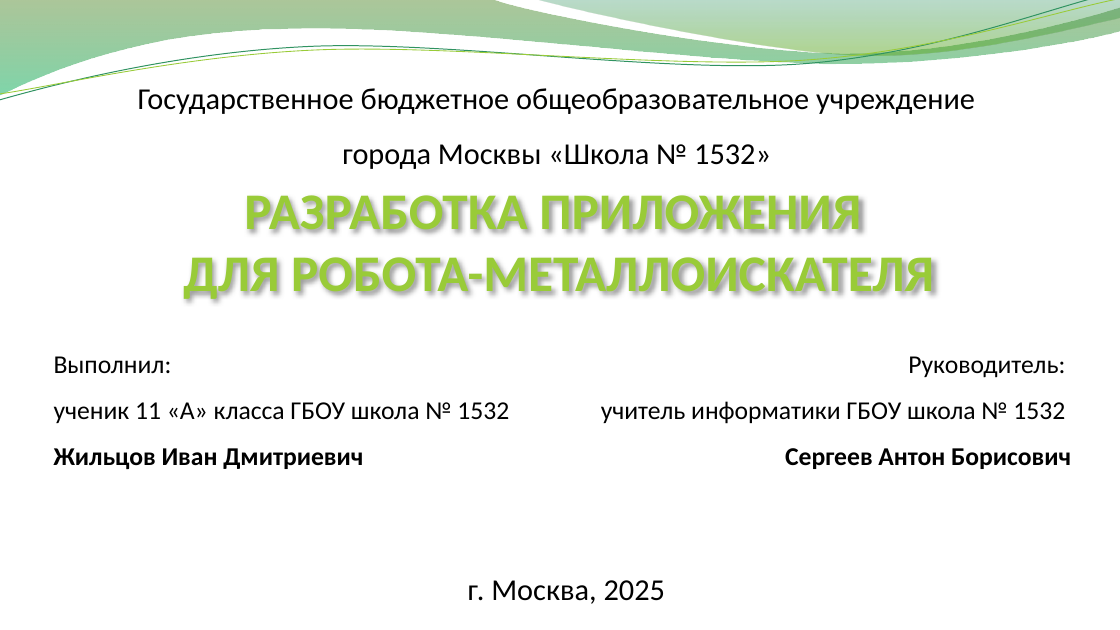
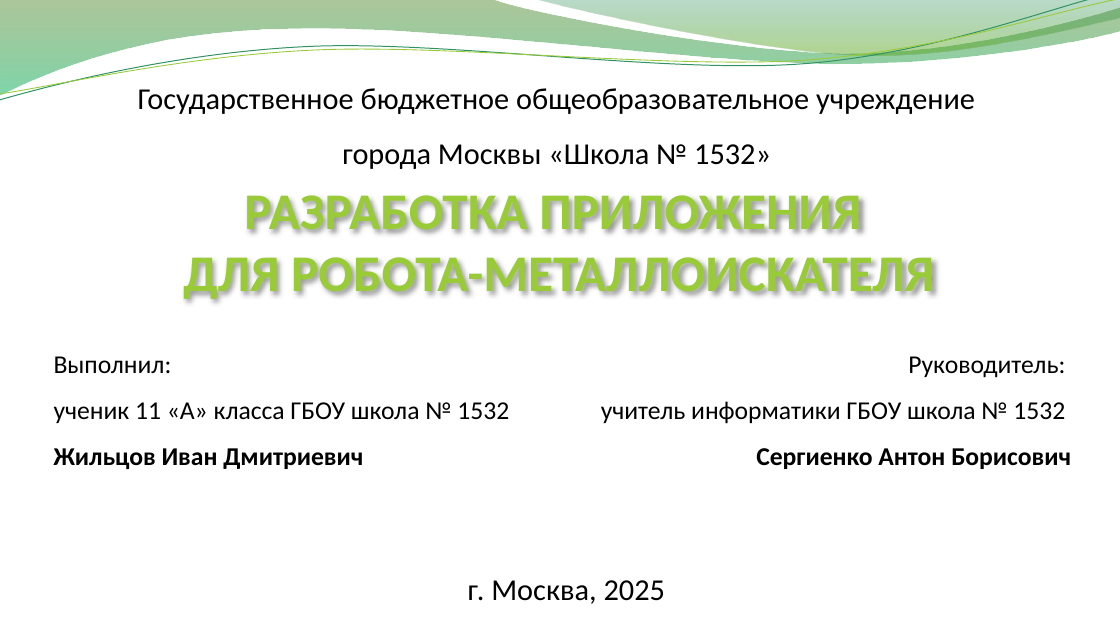
Before and after one commit to IvanZhiltsov/Robot-MetallFinder-Application, a slide deck: slide 1 of Приложение для робота_Жильцов Иван.pptx. Drawn at 1120x630 pixels with LibreOffice and Linux fonts; fonts in the diff are those of the drawing; background and template pictures are left out. Boxes give left, top, right and bottom in pixels: in the first picture for what was removed or moved away, otherwise in the second. Text is boxed around its words. In the diff, an @@ line names an element or a change of style, - is before the commit and + after.

Commit message:
Update presentation - correct Sergienko Anton Borisovich

```diff
--- a/Приложение для робота_Жильцов Иван.pptx
+++ b/Приложение для робота_Жильцов Иван.pptx
@@ subtitle at bbox=[756, 448, 1071, 469]: text changed @@
-Сергеев Антон Борисович
+Сергиенко Антон Борисович
```
